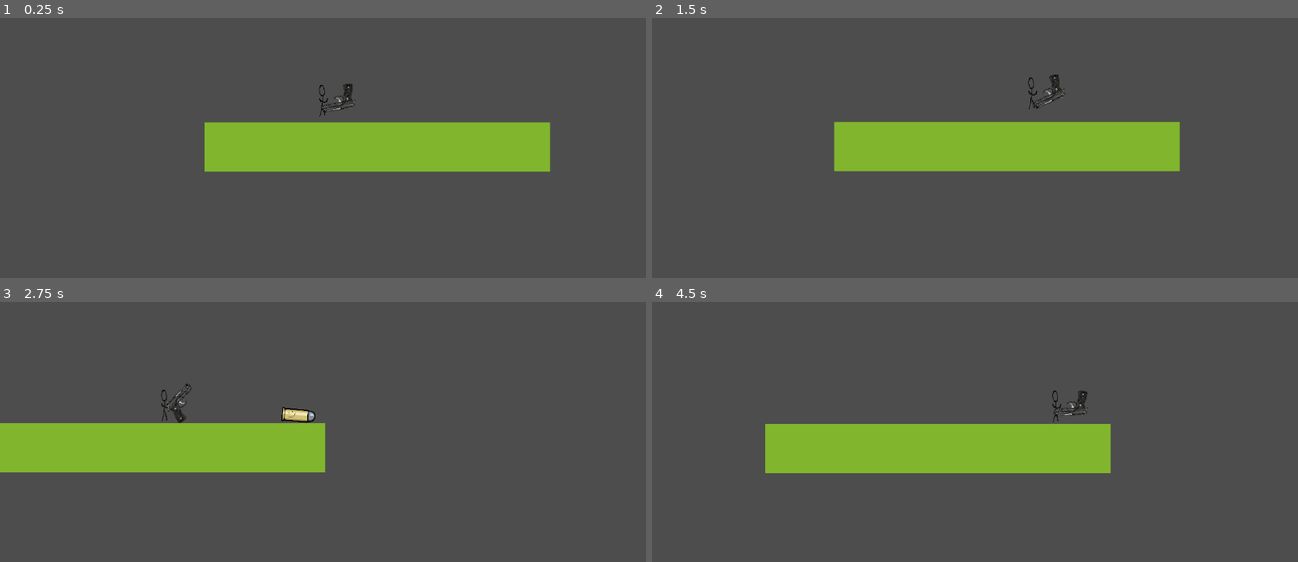
Above: before the commit, frames 1-4 (two rows, left to right).
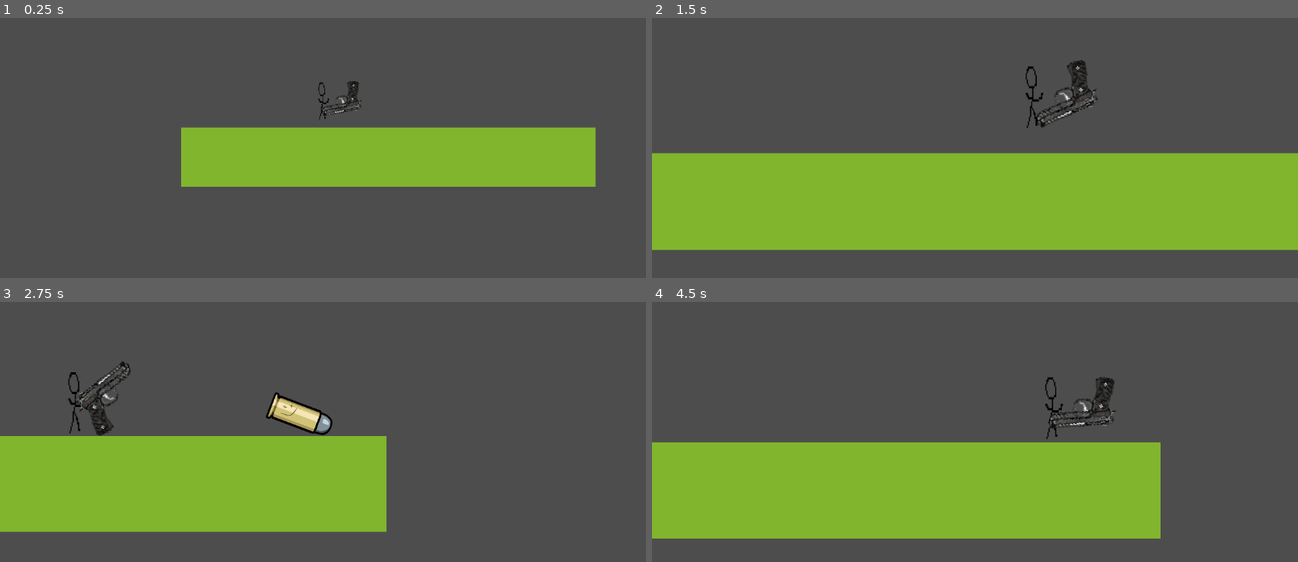
Above: after the commit, the same moments.

Repository: Panda248/Emu-War
Game: Godot game, scene res://scenes/World.tscn
Two runs of this game, one before a commit and one after it. Both use one fixed random seed, a clock stepped at 60 frames per second and the inputs below.
Inputs (mouse positions are in pixels of both pictures, inside the frame that each line leads up to):
- Up to frame 1 (0.25 s): no input
- Up to frame 2 (1.5 s): move the mouse to (1117, 77) at 0.52 s; hold D (move_right) from 0.53 s (still down); click (1117, 77) at 0.6 s; tap W (jump) at 0.77 s; move the mouse to (845, 114) at 1.27 s; click (845, 114) at 1.35 s
- Up to frame 3 (2.75 s): tap W (jump) at 1.52 s; move the mouse to (outside the picture) at 2.02 s; release D (move_right) at 2.03 s; hold A (move_left) from 2.03 s (still down); click (outside the picture) at 2.1 s
- Up to frame 4 (4.5 s): move the mouse to (942, 452) at 2.77 s; release A (move_left) at 2.78 s; hold D (move_right) 2.78-4.28 s; click (942, 452) at 2.85 s; tap W (jump) at 3.02, 3.77 s; move the mouse to (1168, 434) at 3.52 s; click (1168, 434) at 3.6 s; move the mouse to (781, 325) at 4.27 s; hold A (move_left) from 4.28 s (still down); click (781, 325) at 4.35 s

The runs differ from the first frame. In frame 1, 7.1% of the frame differs, in the area x 28-93%, y 24-65%; in frame 2, 41%, in the area x 0-100%, y 16-90%; in frame 3, 19%; in frame 4, 27%.

Commit message:
zoom

Diff:
--- a/scripts/World.gd
+++ b/scripts/World.gd
@@ -5,18 +5,36 @@
 
 var player
 
+var zoom
+var targetZoom
+const PLAYERZOOM = 0.6
+const BULLETZOOM = 1.2
+
 func _ready():
 	player = $Player
 	currentForm = 0
+	zoom = PLAYERZOOM
+	targetZoom = zoom
 
 func _process(delta):
+	slowZoom()
+	$Camera2D.zoom = Vector2(zoom, zoom)
 	if Input.is_action_just_pressed("shoot"):
 		if currentForm == 0:
 			currentForm = 1
 			$Bullet.position = $Player/Gun/Point.global_position
 			player = $Bullet
 			$Bullet.visible = true
+			targetZoom = BULLETZOOM
 		else:
 			currentForm = 0
 			player = $Player
 			$Bullet.visible = false
+			targetZoom = PLAYERZOOM
+
+func slowZoom():
+	if zoom != targetZoom:
+		if targetZoom-zoom > 0:
+			zoom+=0.01
+		else:
+			zoom-=0.01
